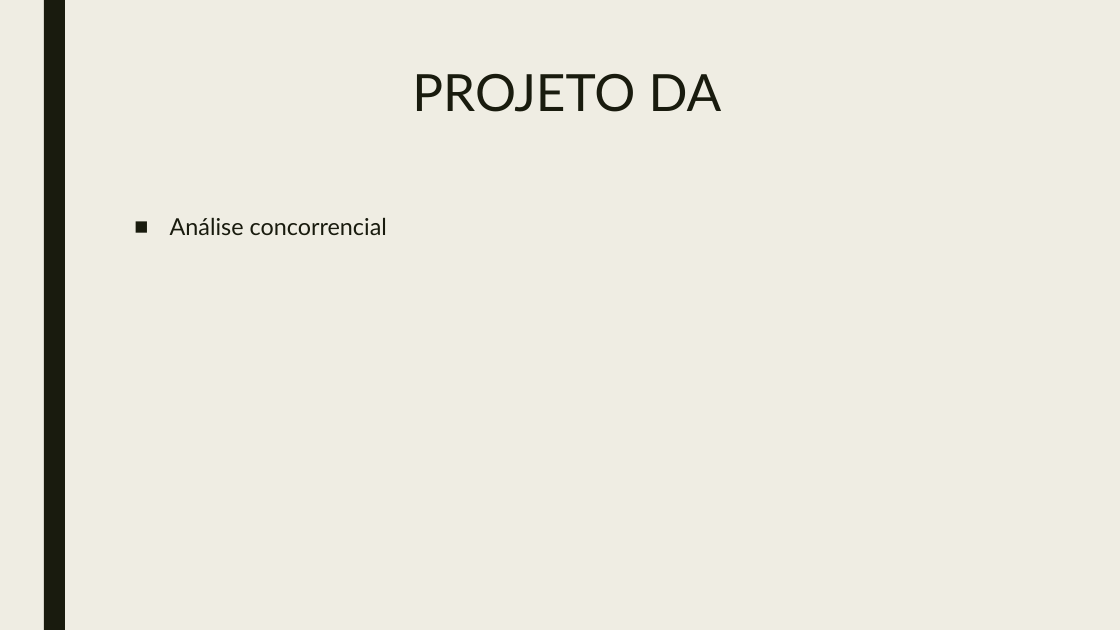
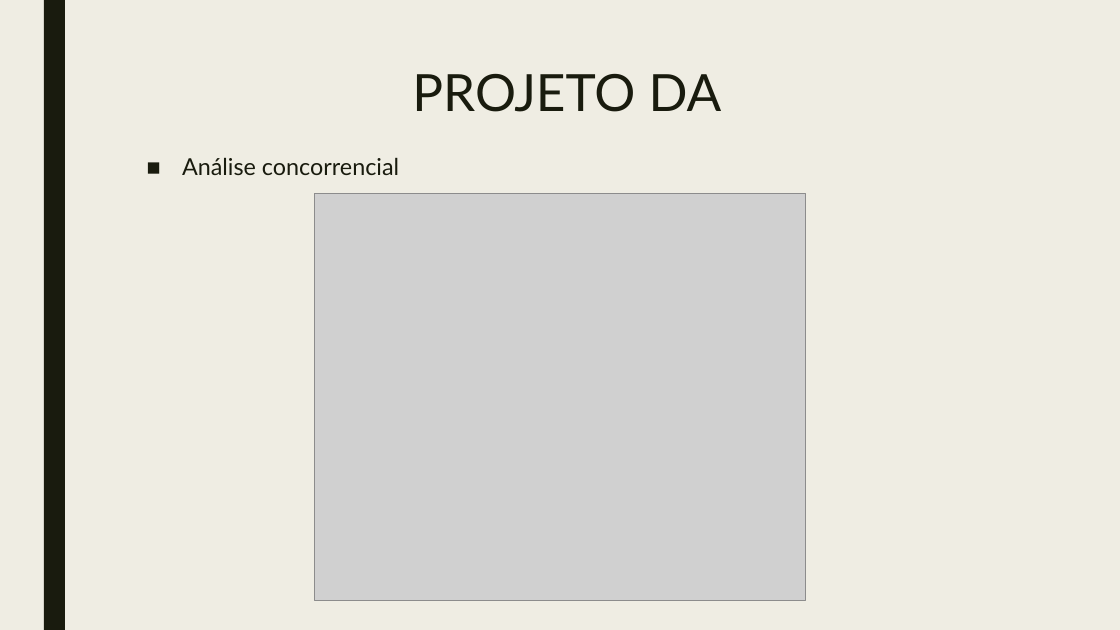
Before and after one commit to doomiinguees/PSI_PWS_PLC, a slide deck: slide 11 of doc/Metodologias de Desenvolvimento de Software.pptx. Drawn at 1120x630 pixels with LibreOffice and Linux fonts; fonts in the diff are those of the drawing; grey boxes stand for pictures. Boxes give left, top, right and bottom in pixels: in the first picture for what was removed or moved away, otherwise in the second. Text is boxed around its words. In the diff, an @@ line names an element or a change of style, - is before the commit and + after.

```diff
--- a/doc/Metodologias de Desenvolvimento de Software.pptx
+++ b/doc/Metodologias de Desenvolvimento de Software.pptx
@@ text "Análise concorrencial": place and size @@
-text "Análise concorrencial" at <box>170,217,387,235</box>
+text "Análise concorrencial" at <box>182,157,399,175</box>
@@ picture added at <box>314,193,806,600</box> @@
```
Also in this commit, not shown: 2 other slides changed.
